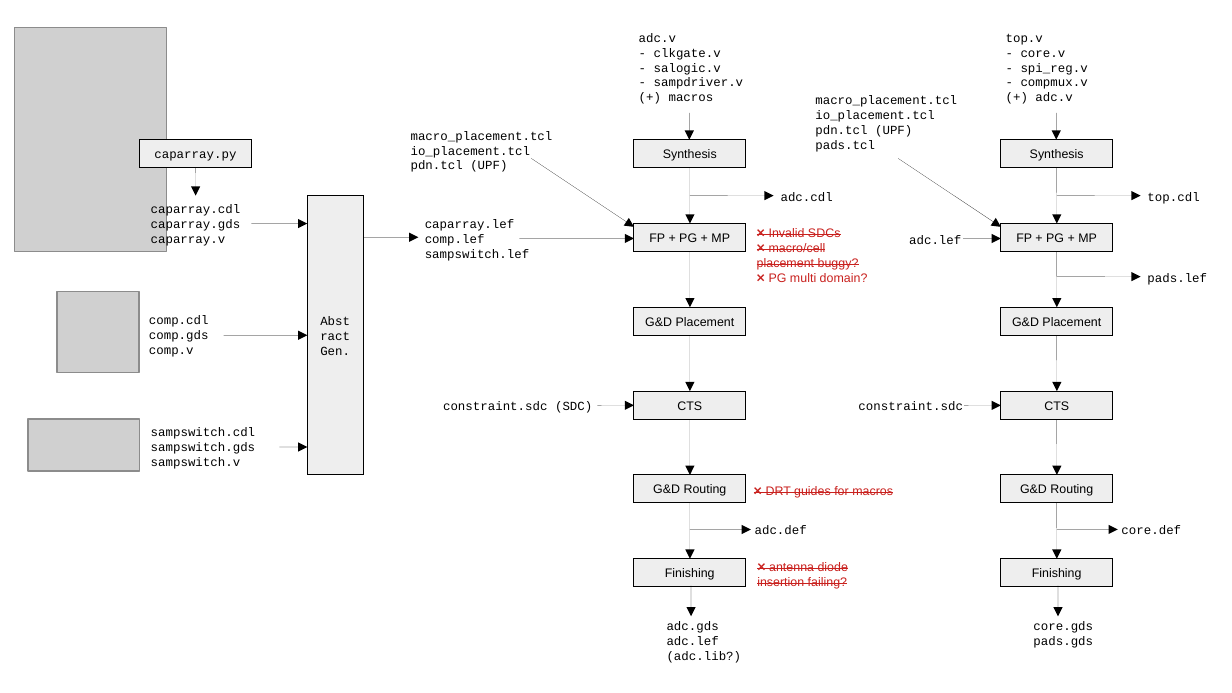
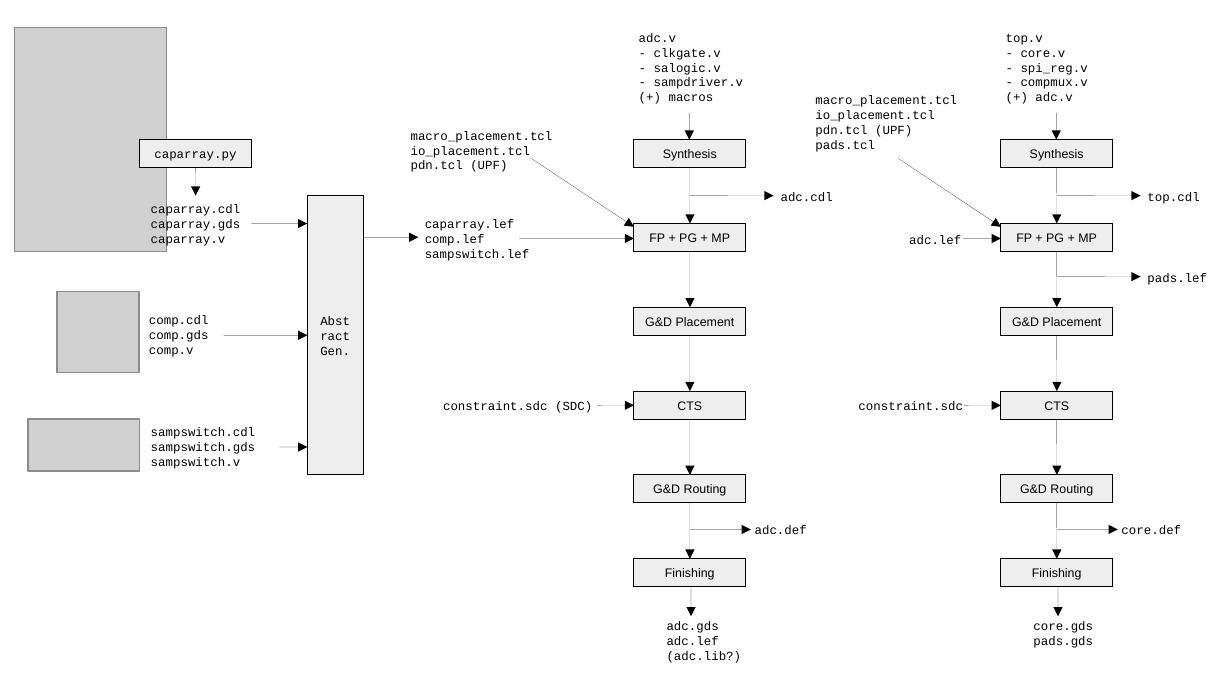
Before and after one commit to kcaisley/frida, a slide deck: slide 1 of docs/frida_status.odp. Drawn at 1232x693 pixels with LibreOffice and Linux fonts; fonts in the diff are those of the drawing; grey boxes stand for pictures. Boxes give left, top, right and bottom in pixels: in the first picture for what was removed or moved away, otherwise in the second. Text is boxed around its words. In the diff, an @@ line names an element or a change of style, - is before the commit and + after.

Commit message:
Rebuild of slides

```diff
--- a/docs/frida_status.odp
+++ b/docs/frida_status.odp
@@ text removed at (x1=757, y1=228, x2=868, y2=282) @@
-❌ Invalid SDCs
-❌ macro/cell
-placement buggy?
-❌ PG multi domain?
@@ text removed at (x1=766, y1=486, x2=893, y2=498) @@
-❌ DRT guides for macros
@@ text removed at (x1=757, y1=562, x2=848, y2=589) @@
-❌ antenna diode
-insertion failing?
```
Also in this commit, not shown: 8 other files.
